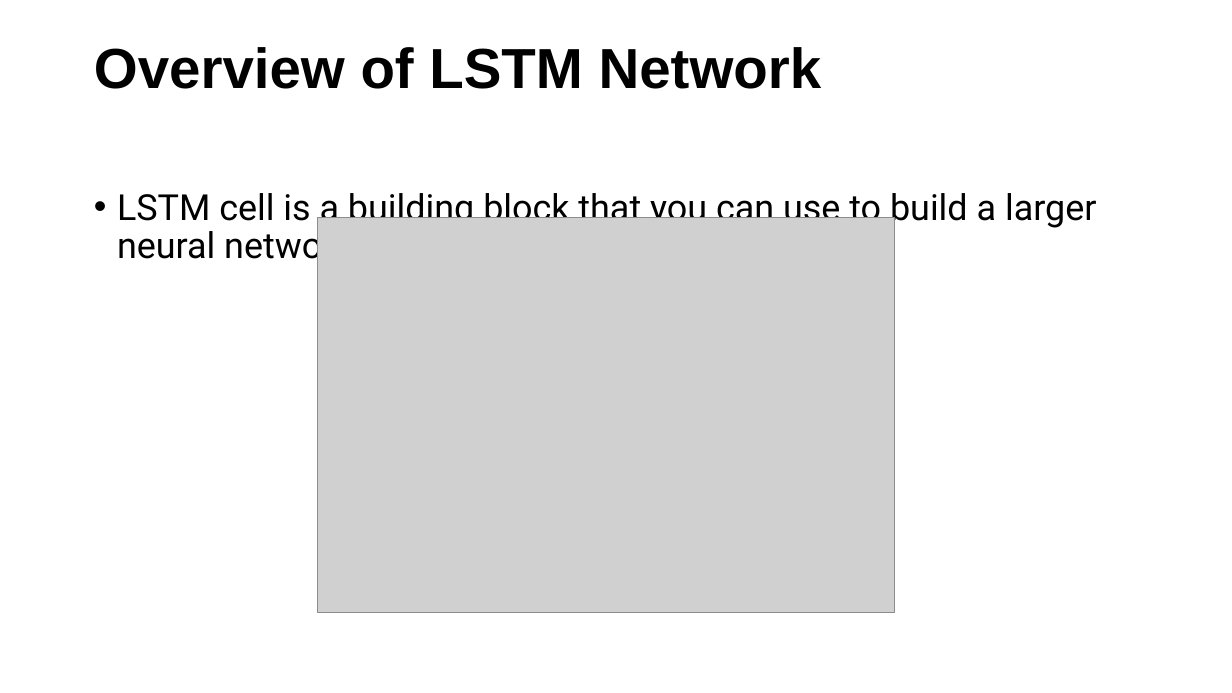
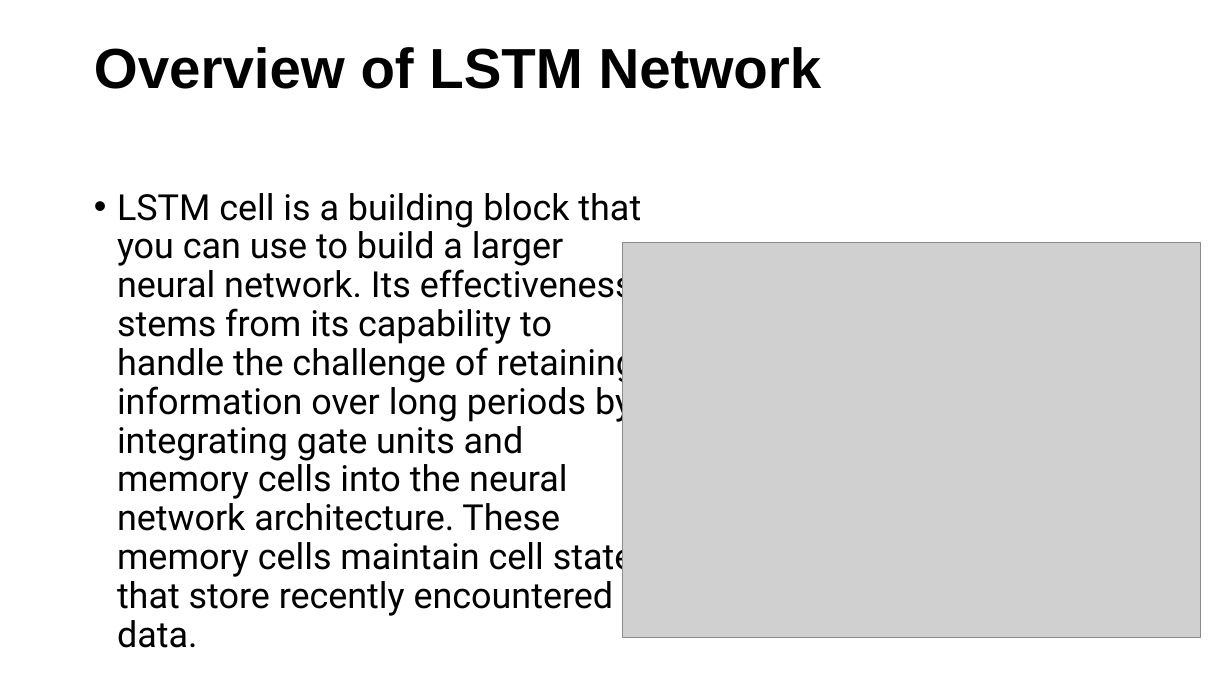
Before and after one commit to varastuian/PredictionDroughtUsingLSTM-, a slide deck: slide 3 of Documents/Methods.pptx (slide 2 before the commit). Drawn at 1232x693 pixels with LibreOffice and Linux fonts; fonts in the diff are those of the drawing; grey boxes stand for pictures. Boxes give left, top, right and bottom in pixels: in the first picture for what was removed or moved away, otherwise in the second. Text is boxed around its words. In the diff, an @@ line names an element or a change of style, - is before the commit and + after.

```diff
--- a/Documents/Methods.pptx
+++ b/Documents/Methods.pptx
@@ text at [117,193,652,616]: text changed @@
-• LSTM cell is a building block that you can use to build a larger neural network.
+• LSTM cell is a building block that you can use to build a larger neural network. Its effectiveness stems from its capability to handle the challenge of retaining information over long periods by integrating gate units and memory cells into the neural network architecture. These memory cells maintain cell states that store recently encountered data.
@@ picture: place and size @@
-picture at [317,217,895,613]
+picture at [623,242,1201,638]
```
Also in this commit, not shown: 2 slides added, 1 slide removed.
